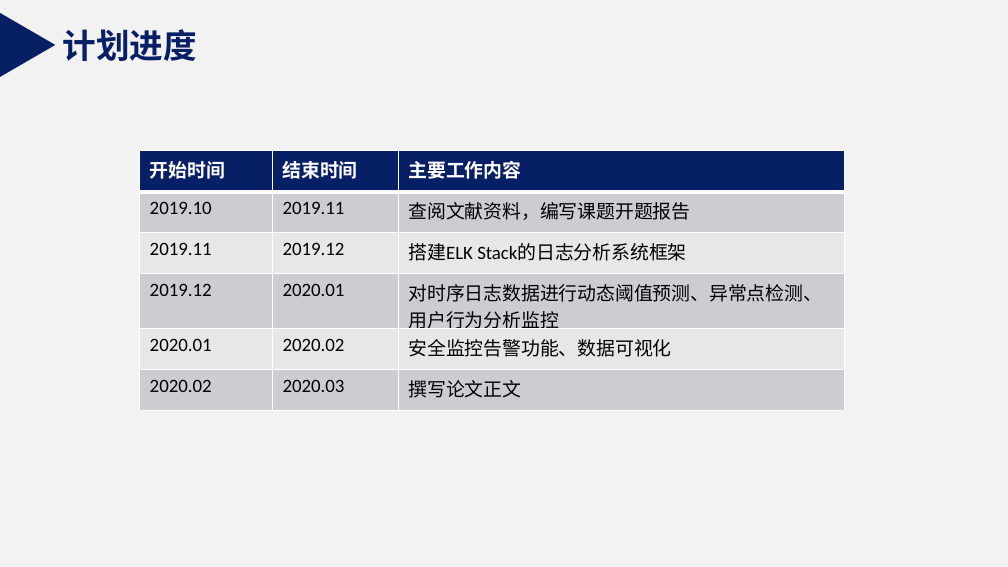
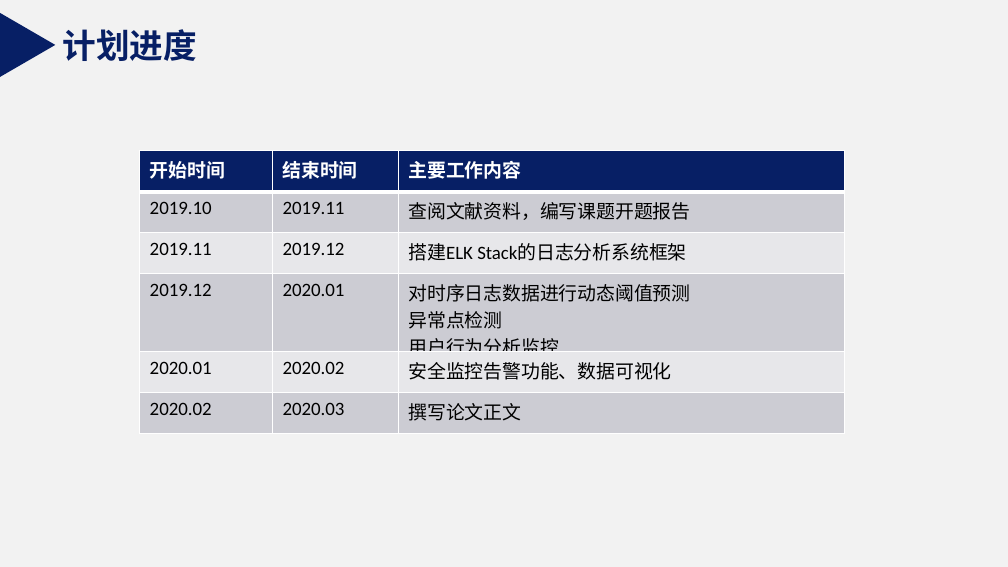
Before and after one commit to SmileWR/2019-, a slide deck: slide 11 of 开题答辩1121.pptx. Drawn at 1008x567 pixels with LibreOffice and Linux fonts; fonts in the diff are those of the drawing. Boxes give left, top, right and bottom in pixels: in the first picture for what was removed or moved away, otherwise in the second. Text is boxed around its words. In the diff, an @@ line names an element or a change of style, - is before the commit and + after.

Commit message:
final
final

```diff
--- a/开题答辩1121.pptx
+++ b/开题答辩1121.pptx
@@ table at [140,151,845,433] @@
-row 4, column 3: 对时序日志数据进行动态阈值预测、异常点检测、用户行为分析监控
+row 4, column 3: 对时序日志数据进行动态阈值预测 / 异常点检测 / 用户行为分析监控
```
Also in this commit, not shown: 4 other slides changed.
